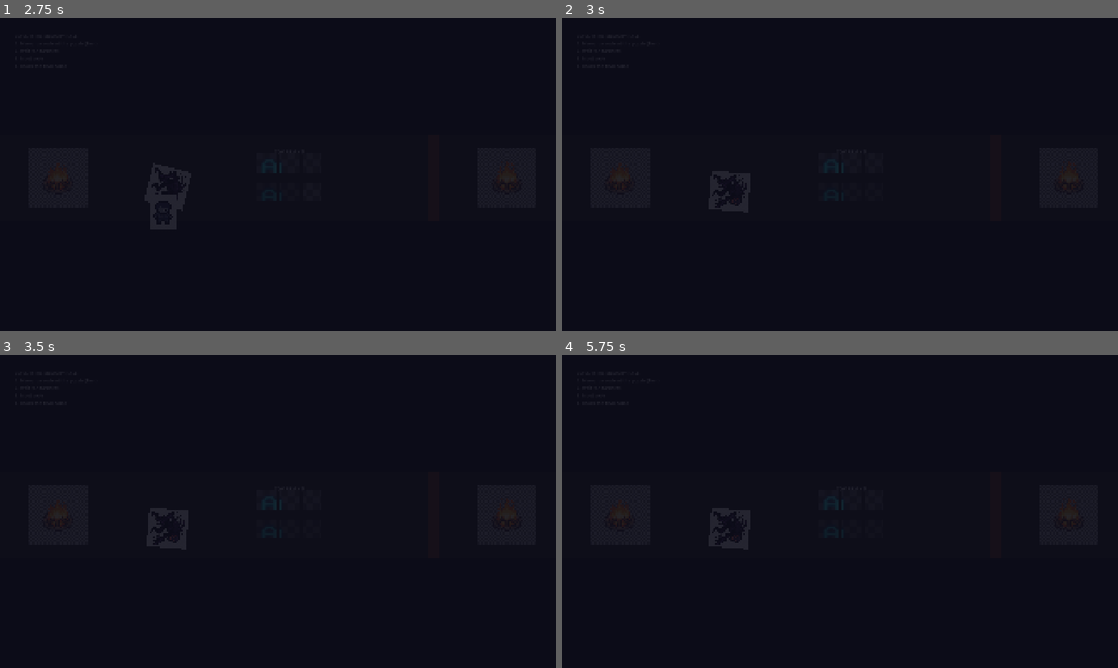
Above: before the commit, frames 1-4 (two rows, left to right).
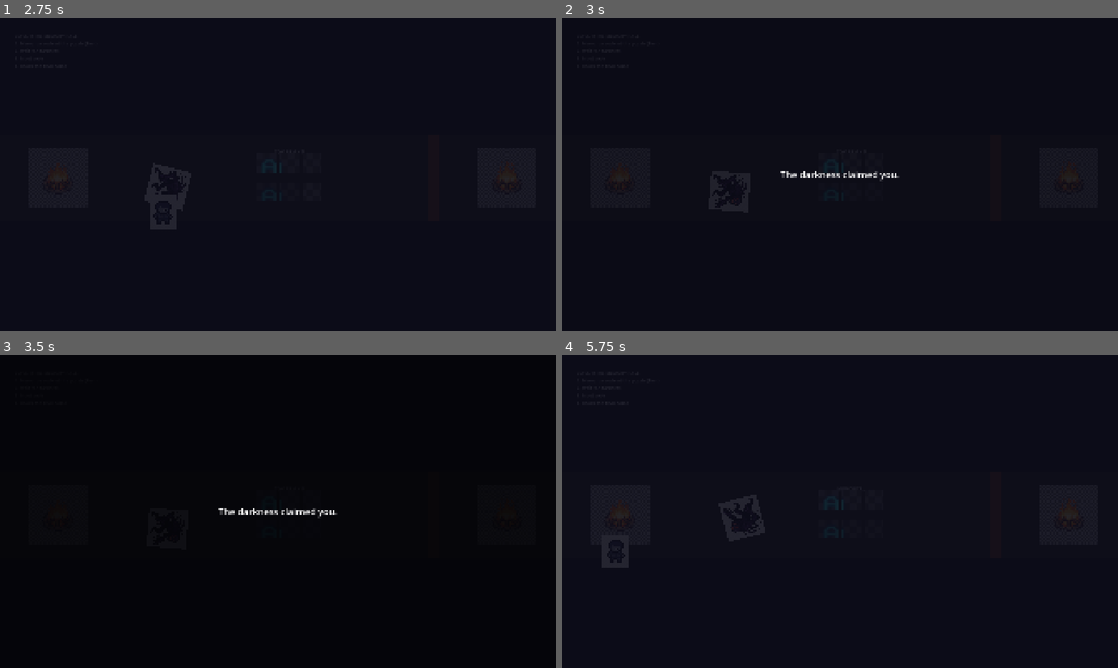
Above: after the commit, the same moments.

Repository: Emadram/VaultJam-Project
Game: Godot game, scene res://Level1.tscn
Same seed, same stepped clock (60 frames per second), same inputs: the game is played once before the commit and once after it.
Inputs (mouse positions are in pixels of both pictures, inside the frame that each line leads up to):
- Up to frame 1 (2.75 s): tap Enter at 0.5 s; move the mouse to (266, 193) at 0.52 s; hold D (move_right) 0.53-1.28 s; hold Shift (run) 0.53-1.28 s; click (266, 193) at 0.67 s; move the mouse to (289, 193) at 1.27 s; hold S (move_down) 1.28-2.03 s; tap Shift (run) at 1.35 s; click (289, 193) at 1.42 s; move the mouse to (311, 193) at 2.02 s; hold D (move_right) from 2.03 s (still down); hold Shift (run) from 2.03 s (still down); click (311, 193) at 2.17 s
- Up to frame 2 (3 s): move the mouse to (812, 237) at 2.77 s; release D (move_right) at 2.78 s; release Shift (run) at 2.78 s; hold W (move_up) from 2.78 s (still down); tap Shift (run) at 2.85 s; click (812, 237) at 2.92 s
- Up to frame 3 (3.5 s): keep holding W (move_up)
- Up to frame 4 (5.75 s): tap Space at 3.5 s; move the mouse to (1006, 558) at 3.52 s; release W (move_up) at 3.53 s; hold Shift (run) 3.53-4.28 s; hold A (move_left) 3.53-5.03 s; click (1006, 558) at 3.67 s; tap Enter at 4.25 s; move the mouse to (673, 464) at 4.27 s; tap Shift (run) at 4.35 s; click (673, 464) at 4.42 s; move the mouse to (867, 511) at 5.02 s; hold S (move_down) from 5.03 s (still down); hold Shift (run) from 5.03 s (still down); click (867, 511) at 5.17 s

Frame 1 is identical in both runs. In frame 2, 0.3% of the frame differs, in the area x 39-61%, y 48-53%; in frame 3, 0.8%, in the area x 5-61%, y 5-63%; in frame 4, 0.2%.

Commit message:
feat: implement win/lose conditions and ending flow
- Added LevelManager logic in Level1.gd
- Implemented static deaths_count for progressive difficulty increase
- Added GameUI with death reasons and victory message
- Added 'Some memories are better left behind.' ambiguous ending
- Monster contact or light extinction now trigger game over/retry
- VictoryArea added to final flame for game completion

Diff:
--- a/horror-game/Level1.gd
+++ b/horror-game/Level1.gd
@@ -2,23 +2,86 @@
 
 @onready var exit_door = $World/ExitDoor
 @onready var puzzle = $Puzzle
+@onready var fire_start = $FireStart
 @onready var end_fire = $EndFire
+@onready var player = $Player
+@onready var monster = $Monster
+@onready var victory_area = $EndFire/VictoryArea
+@onready var fade_rect = $GameUI/FadeRect
+@onready var message_label = $GameUI/MessageLabel
+
+static var deaths_count: int = 0
+var game_over: bool = false
+var puzzle_completed: bool = false
 
 func _ready() -> void:
-	# Connect to puzzle success
+	# Increase pressure based on deaths
+	fire_start.initial_duration = max(fire_start.min_duration, fire_start.initial_duration - (deaths_count * 5.0))
+	monster.speed += (deaths_count * 15.0)
+
+	# Connections
 	puzzle.puzzle_solved.connect(_on_puzzle_solved)
+	puzzle.puzzle_failed.connect(_on_puzzle_failed)
+	fire_start.fire_extinguished.connect(_on_death.bind("The light failed you."))
+	victory_area.body_entered.connect(_on_victory)
 
-	# Initial state
+	# Initial Setup
 	exit_door.get_node("CollisionShape2D").disabled = false
 	exit_door.visible = true
 
+func _process(_delta: float) -> void:
+	# Check for monster contact manually in the level loop if needed,
+	# but Player.die() is already called by Monster.gd.
+	# We'll listen for when the player is "dead" (hidden/removed).
+	if not is_instance_valid(player) and not game_over:
+		_on_death("The darkness claimed you.")
+
 func _on_puzzle_solved() -> void:
+	puzzle_completed = true
 	# Open the door
 	exit_door.get_node("CollisionShape2D").set_deferred("disabled", true)
-
-	# Visual feedback for door opening
 	var tween = create_tween()
 	tween.tween_property(exit_door, "modulate:a", 0.0, 1.0)
 	tween.tween_callback(exit_door.hide)
 
-	print("Level Flow: Door Opened! Run to the light!")
+func _on_puzzle_failed(_noise) -> void:
+	# Mistakes increase pressure - monster speed up slightly
+	monster.speed += 20.0
+
+func _on_death(reason: String) -> void:
+	if game_over: return
+	game_over = true
+
+	# Visuals
+	message_label.text = reason
+	var tween = create_tween()
+	tween.tween_property(fade_rect, "modulate:a", 1.0, 1.0)
+
+	await get_tree().create_timer(2.0).timeout
+
+	# Retry Flow
+	_reset_level()
+
+func _reset_level() -> void:
+	deaths_count += 1
+	game_over = false
+	message_label.text = ""
+
+	# Reset Player (Reloading scene or manual reset)
+	# Manual reset is cleaner for persistent progress (like monster speed)
+	get_tree().reload_current_scene()
+
+func _on_victory(body: Node2D) -> void:
+	if body == player and not game_over:
+		game_over = true
+		player.set_physics_process(false) # Stop player
+
+		# Ambiguous Ending
+		message_label.text = "Some memories are better left behind."
+
+		var tween = create_tween()
+		tween.tween_property(fade_rect, "modulate:a", 1.0, 3.0)
+
+		await tween.finished
+		await get_tree().create_timer(2.0).timeout
+		get_tree().quit()
--- a/horror-game/Level1.tscn
+++ b/horror-game/Level1.tscn
@@ -75,11 +75,48 @@
 position = Vector2(1750, 550)
 initial_duration = 999.0
 
+[node name="VictoryArea" type="Area2D" parent="EndFire"]
+collision_layer = 0
+
+[node name="CollisionShape2D" type="CollisionShape2D" parent="EndFire/VictoryArea"]
+shape = SubResource("RectangleShape2D_wall")
+scale = Vector2(0.05, 1)
+
 [node name="DarknessOverlay" parent="." instance=ExtResource("6_darkness")]
 player_path = NodePath("../Player")
 light_radius = 250.0
 
+[node name="GameUI" type="CanvasLayer" parent="."]
+layer = 110
+
+[node name="FadeRect" type="ColorRect" parent="GameUI"]
+modulate = Color(1, 1, 1, 0)
+anchors_preset = 15
+anchor_right = 1.0
+anchor_bottom = 1.0
+grow_horizontal = 2
+grow_vertical = 2
+mouse_filter = 2
+color = Color(0, 0, 0, 1)
+
+[node name="MessageLabel" type="Label" parent="GameUI"]
+anchors_preset = 8
+anchor_left = 0.5
+anchor_top = 0.5
+anchor_right = 0.5
+anchor_bottom = 0.5
+offset_left = -200.0
+offset_top = -25.0
+offset_right = 200.0
+offset_bottom = 25.0
+grow_horizontal = 2
+grow_vertical = 2
+theme_override_font_sizes/font_size = 32
+horizontal_alignment = 1
+vertical_alignment = 1
+
 [node name="Instructions" type="CanvasLayer" parent="."]
+layer = 5
 
 [node name="Label" type="Label" parent="Instructions"]
 offset_left = 50.0
